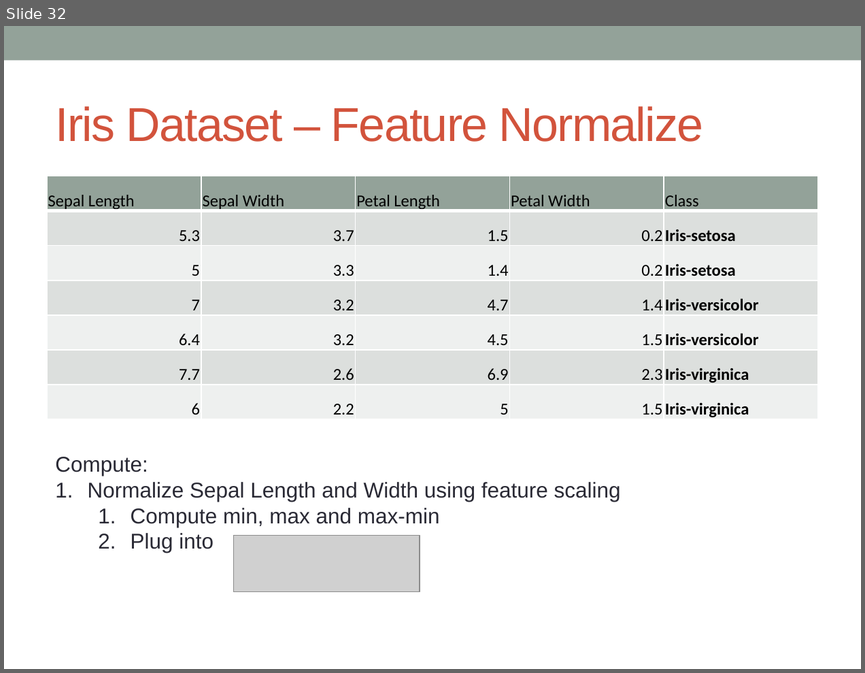
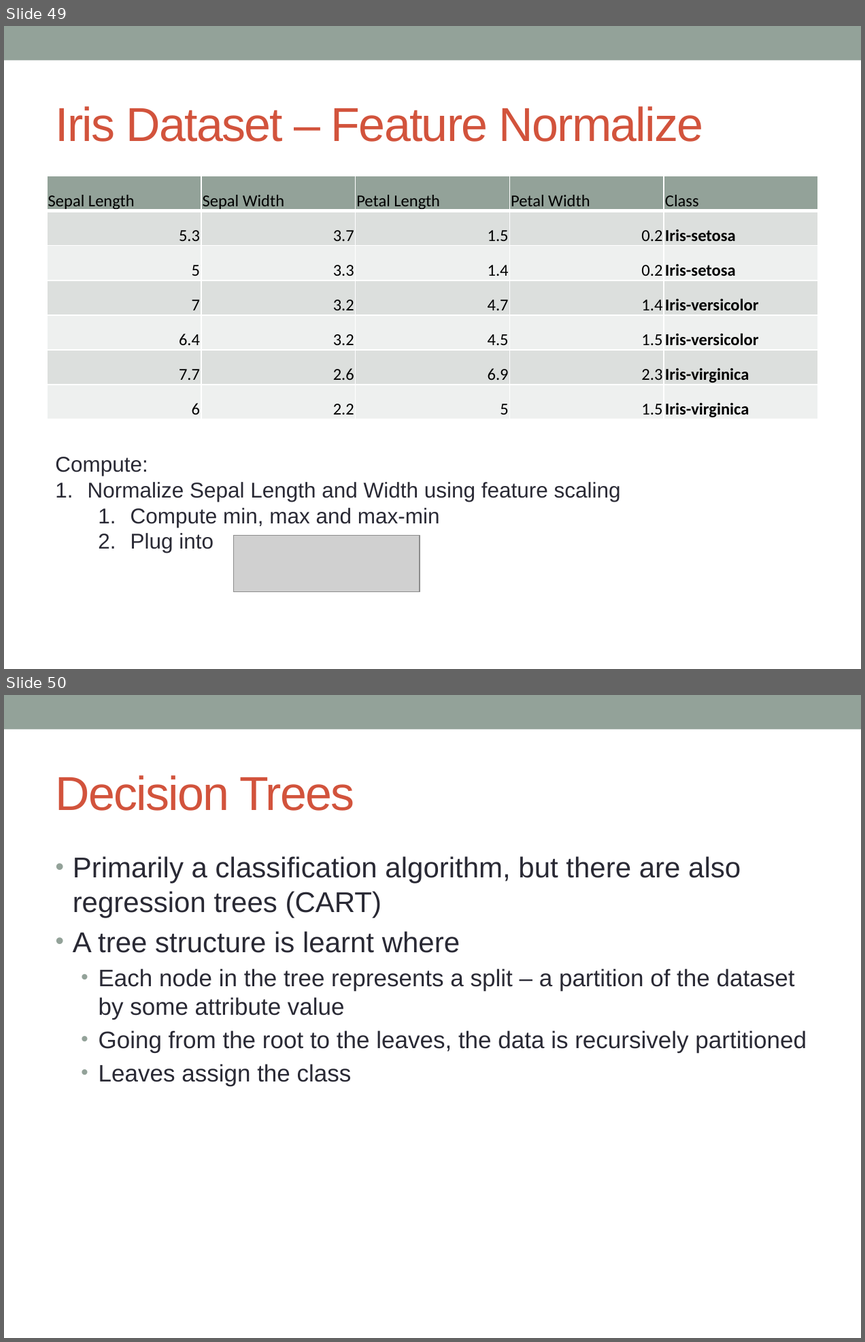
Before and after one commit to simonhughes22/IPD-Data-Science-Course, a slide deck: Machine Learning/Machine Learning Slides.pptx. Shown one above the other, each under a label of ours: slide 32 before the commit, slides 49 and 50 after it. The pictures are 865x673 and 865x1342 pixels, drawn with LibreOffice and Linux fonts; fonts in the diff are those of the drawing; grey boxes stand for pictures. Boxes give left, top, right and bottom in pixels: in the first picture for what was removed or moved away, otherwise in the second. Text is boxed around its words. In the diff, an @@ line names an element or a change of style, - is before the commit and + after.

```diff
--- a/Machine Learning/Machine Learning Slides.pptx
+++ b/Machine Learning/Machine Learning Slides.pptx
@@ slide 50 added at <box>4,695,861,1338</box>, background #FFFFFF; not listed: 1 template element that a slide beside it also shows @@
@@ title added at <box>56,775,354,811</box>, 40 pt, text #D2533C @@
+Decision Trees
@@ text added at <box>73,856,806,1086</box>, 20 pt, text #292934 @@
+• Primarily a classification algorithm, but there are also regression trees (CART)
+• A tree structure is learnt where
+  • Each node in the tree represents a split – a partition of the dataset by some attribute value
+  • Going from the root to the leaves, the data is recursively partitioned
+  • Leaves assign the class
@@ what was slide 32 is now slide 49 @@
```
Also in this commit, not shown: 6 slides changed, 45 other slides added, 3 other files.
